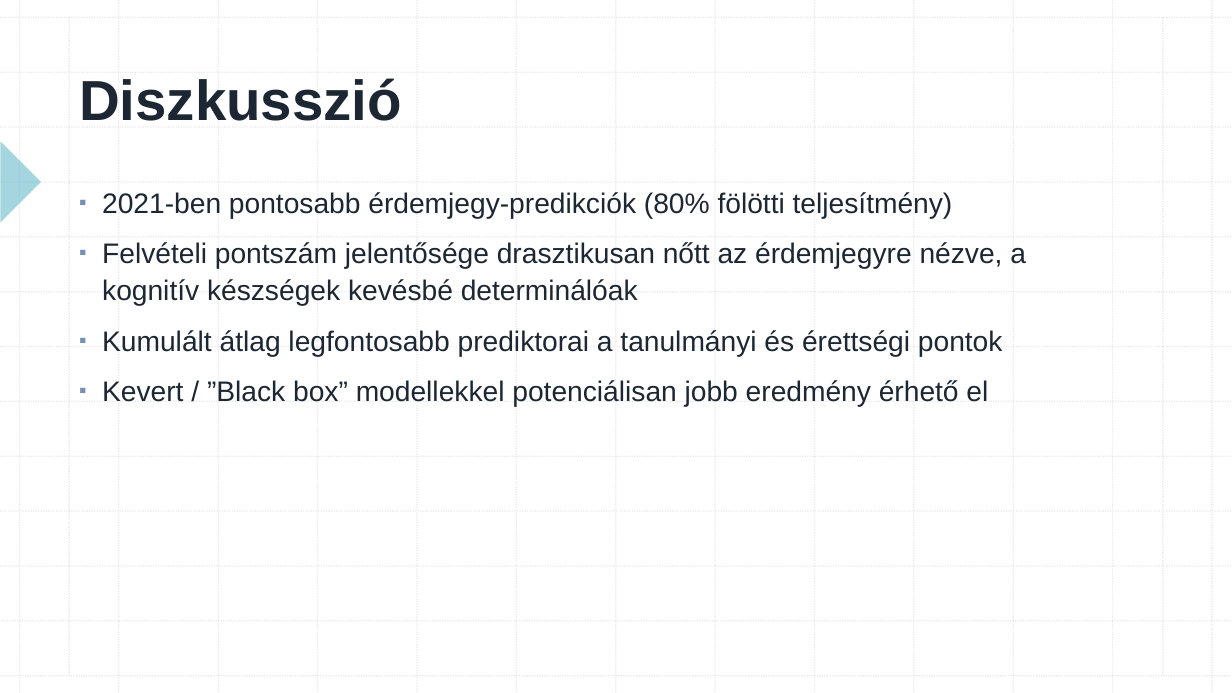
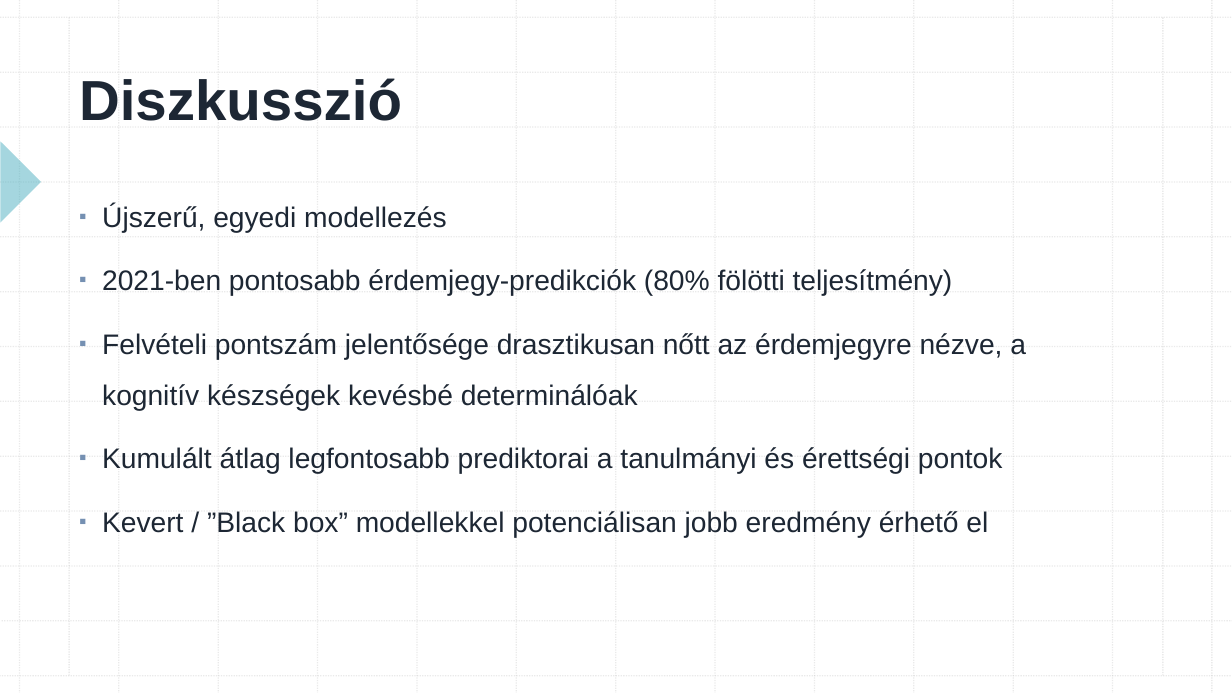
Before and after one commit to konderal333/-nkutfel, a slide deck: slide 17 of TDK prezi.pptx. Drawn at 1232x693 pixels with LibreOffice and Linux fonts; fonts in the diff are those of the drawing. Boxes give left, top, right and bottom in pixels: in the first picture for what was removed or moved away, otherwise in the second. Text is boxed around its words. In the diff, an @@ line names an element or a change of style, - is before the commit and + after.

```diff
--- a/TDK prezi.pptx
+++ b/TDK prezi.pptx
@@ text at (x1=102, y1=205, x2=447, y2=233): paragraph added @@
+▪ Újszerű, egyedi modellezés
@@ text at (x1=102, y1=269, x2=1026, y2=538): line spacing 1.1 to 1.5 @@
```
